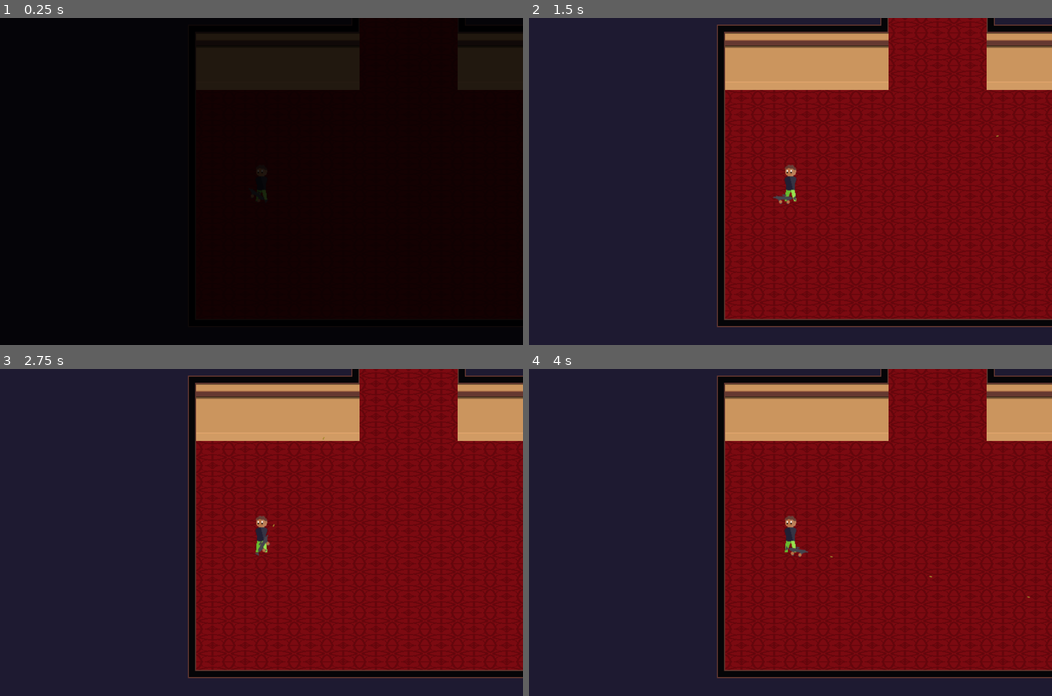
Above: before the commit, frames 1-4 (two rows, left to right).
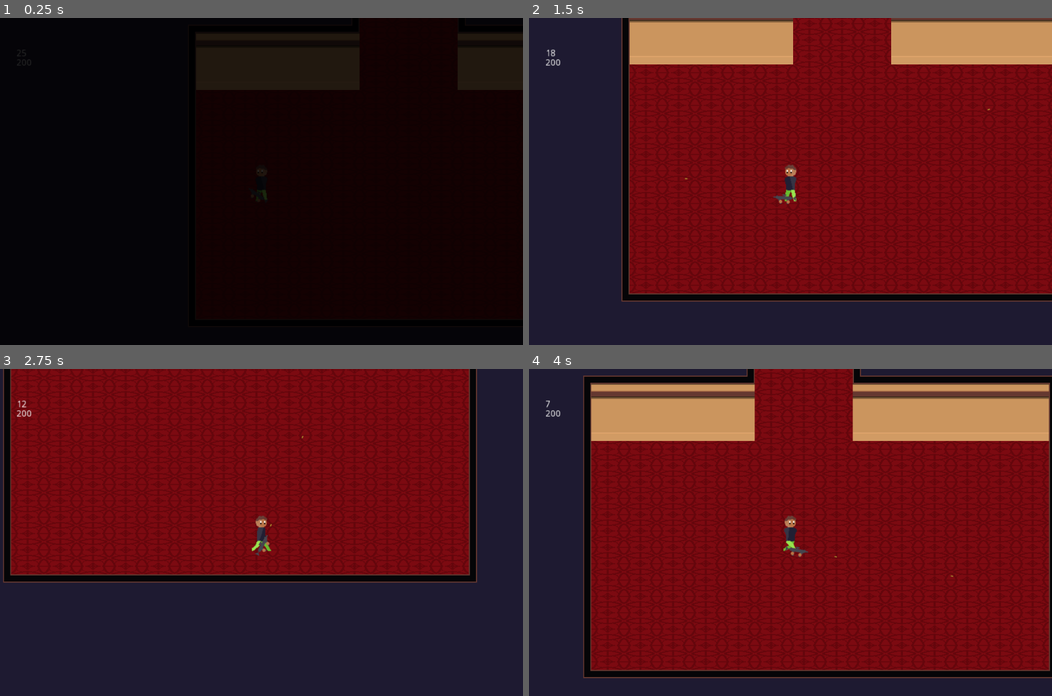
Above: after the commit, the same moments.

Repository: sirBamson/borlaier
Game: Godot game, scene res://Scenes/SceneController.tscn
Two runs of this game, one before a commit and one after it. Both use one fixed random seed, a clock stepped at 60 frames per second and the inputs below.
Inputs (mouse positions are in pixels of both pictures, inside the frame that each line leads up to):
- Up to frame 1 (0.25 s): no input
- Up to frame 2 (1.5 s): tap Enter (ui_accept) at 0.5, 0.77 s; move the mouse to (905, 165) at 0.52 s; hold Right (ui_right) 0.53-1.28 s; hold Space (fire) 0.53-1.28 s; move the mouse to (685, 197) at 1.27 s; hold Down (ui_down) from 1.28 s (still down); tap Space (fire) at 1.35 s
- Up to frame 3 (2.75 s): tap Enter (ui_accept) at 1.52 s; move the mouse to (313, 460) at 2.02 s; release Down (ui_down) at 2.03 s; hold Right (ui_right) from 2.03 s (still down); hold Space (fire) from 2.03 s (still down)
- Up to frame 4 (4 s): move the mouse to (764, 597) at 2.77 s; release Right (ui_right) at 2.78 s; release Space (fire) at 2.78 s; hold Up (ui_up) 2.78-3.53 s; tap Space (fire) at 2.85 s; tap Enter (ui_accept) at 3.02, 3.77 s; move the mouse to (947, 581) at 3.52 s; hold Left (ui_left) from 3.53 s (still down); hold Space (fire) from 3.53 s (still down)

The runs differ from the first frame. In frame 1, less than 0.1% of the frame differs, in the area x 3-5%, y 9-15%; in frame 2, 34%; in frame 3, 58%, in the area x 0-100%, y 0-95%; in frame 4, 34%.
Error before the commit: Invalid set index 'text' (on base: 'null instance') with value of type 'String'. (res://Scripts/Player.gd:21)

Commit message:
Added bullet limit

Diff:
--- a/Scenes/Player.tscn
+++ b/Scenes/Player.tscn
@@ -244,4 +244,15 @@
 animation = "NoHandsIdleLeft"
 
 [node name="Gun" parent="." instance=ExtResource( 3 )]
-scale = Vector2( 1, 1 )
+
+[node name="BulletsInMag" type="Label" parent="."]
+margin_left = -384.0
+margin_top = -236.8
+margin_right = -344.0
+margin_bottom = -222.8
+
+[node name="BulletsLeft" type="Label" parent="."]
+margin_left = -384.0
+margin_top = -222.4
+margin_right = -344.0
+margin_bottom = -208.4
--- a/project.godot
+++ b/project.godot
@@ -73,6 +73,7 @@
 2d_physics/layer_1="Walls"
 2d_physics/layer_2="Player"
 2d_physics/layer_3="Enemies"
+2d_physics/layer_4="Bullets"
 2d_physics/layer_8="Elevator"
 
 [physics]
